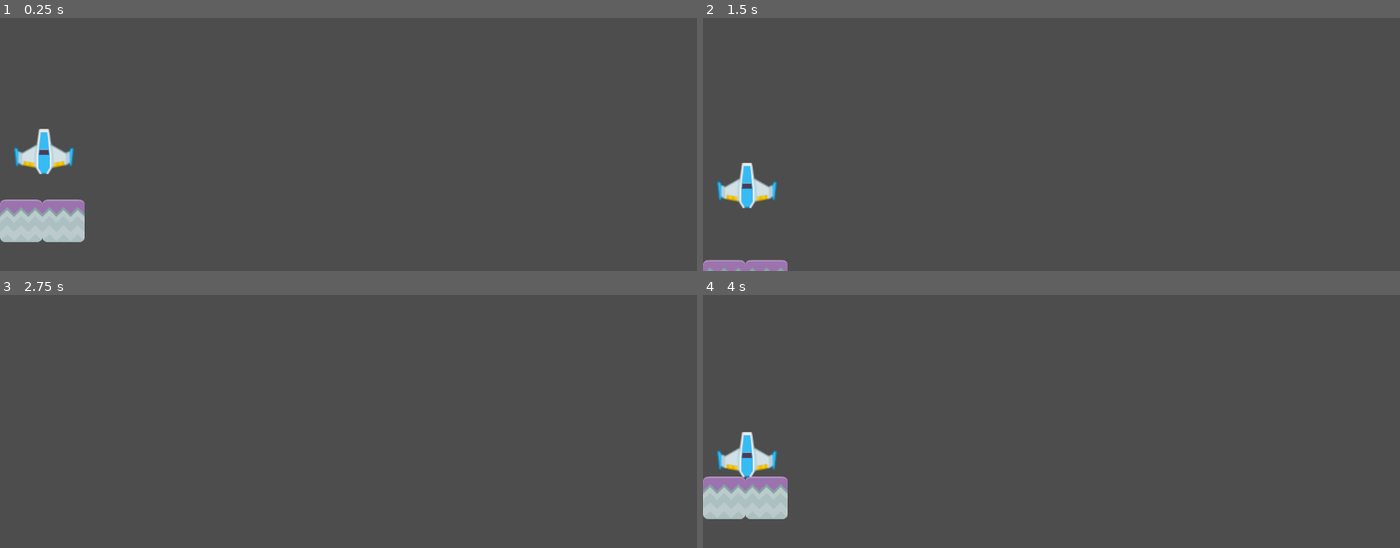
Above: before the commit, frames 1-4 (two rows, left to right).
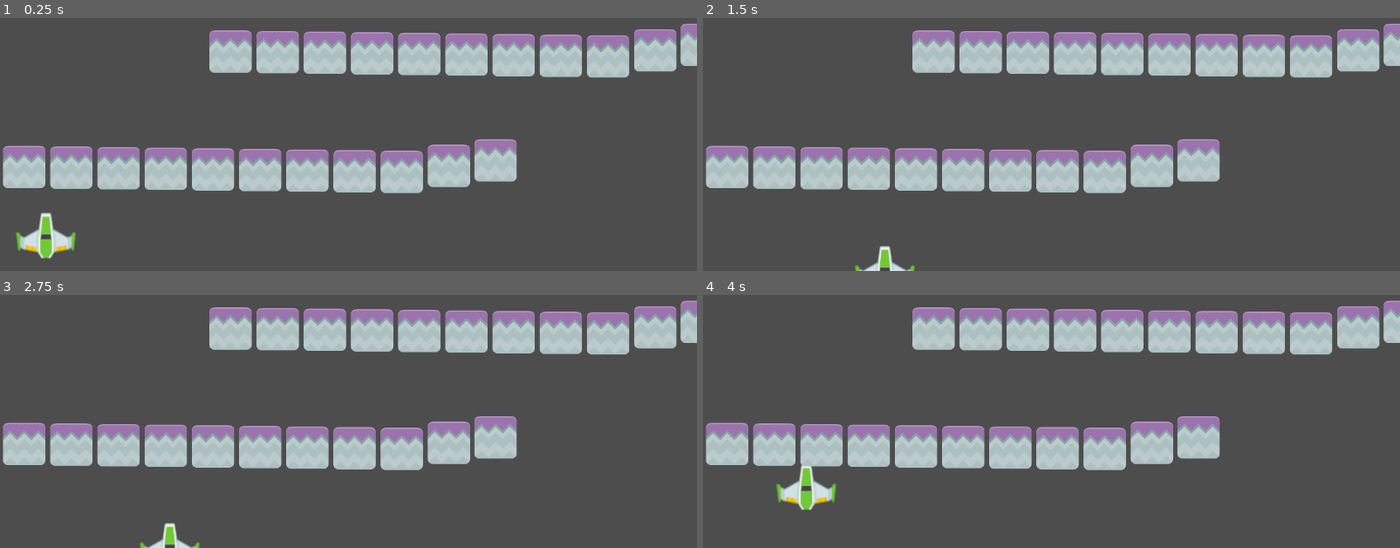
Above: after the commit, the same moments.

Repository: zeenight/template-tutorial-2
Game: Godot game, scene res://scenes/GreenShipZ.tscn
Two runs of this game, one before a commit and one after it. Both use one fixed random seed, a clock stepped at 60 frames per second and the inputs below. Before the commit the project starts from res://scenes/MainLevel.tscn.
Inputs:
- Up to frame 1 (0.25 s): no input
- Up to frame 2 (1.5 s): hold Right (move_right) 0.53-1.28 s; hold Down (move_down) from 1.28 s (still down)
- Up to frame 3 (2.75 s): release Down (move_down) at 2.03 s; hold Right (move_right) from 2.03 s (still down)
- Up to frame 4 (4 s): release Right (move_right) at 2.78 s; hold Up (move_up) 2.78-3.53 s; hold Left (move_left) from 3.53 s (still down)

The runs differ from the first frame. In frame 1, 24% of the frame differs, in the area x 0-100%, y 2-96%; in frame 2, 23%; in frame 3, 22%; in frame 4, 25%, in the area x 0-100%, y 2-89%.

Commit message:
tutorial 2 godot clear

Diff:
--- a/project.godot
+++ b/project.godot
@@ -15,7 +15,7 @@
 [application]
 
 config/name="Tutorial 2"
-run/main_scene="res://scenes/MainLevel.tscn"
+run/main_scene="uid://s5nx1uv32sdm"
 config/features=PackedStringArray("4.6")
 config/icon="res://assets/icon.png"
 
--- a/scenes/BlueShip.tscn
+++ b/scenes/BlueShip.tscn
@@ -1,14 +1,27 @@
-[gd_scene load_steps=3 format=3 uid="uid://datfp8kxjrjg"]
+[gd_scene format=3 uid="uid://datfp8kxjrjg"]
 
 [ext_resource type="Texture2D" uid="uid://dgrrg14sgp4f4" path="res://assets/playerShip1_blue.png" id="1"]
+[ext_resource type="Script" uid="uid://bsuv2svmaqypq" path="res://scenes/PlatformBlue.gd" id="2_yp2ru"]
+[ext_resource type="PackedScene" uid="uid://y5a4e3ajuy2r" path="res://scenes/StonePlatform.tscn" id="3_6kici"]
 
 [sub_resource type="RectangleShape2D" id="1"]
 size = Vector2(100.011, 77.4256)
 
-[node name="BlueShip" type="RigidBody2D"]
+[node name="BlueShip" type="RigidBody2D" unique_id=1638146297]
+position = Vector2(64, 101)
 
-[node name="Sprite2D" type="Sprite2D" parent="."]
+[node name="Sprite2D" type="Sprite2D" parent="." unique_id=2100664303]
 texture = ExtResource("1")
 
-[node name="CollisionShape2D" type="CollisionShape2D" parent="."]
+[node name="CollisionShape2D" type="CollisionShape2D" parent="." unique_id=1046230435]
 shape = SubResource("1")
+
+[node name="PlatformBlue" type="Node2D" parent="." unique_id=1506247194]
+position = Vector2(35, 565)
+script = ExtResource("2_yp2ru")
+
+[node name="StonePlatform" parent="PlatformBlue" unique_id=549404772 instance=ExtResource("3_6kici")]
+position = Vector2(-19, -156)
+
+[node name="StonePlatform2" parent="PlatformBlue" unique_id=361836443 instance=ExtResource("3_6kici")]
+position = Vector2(57, -156)
--- /dev/null
+++ b/scenes/GreenShipZ.tscn
@@ -0,0 +1,177 @@
+[gd_scene format=3 uid="uid://s5nx1uv32sdm"]
+
+[ext_resource type="Script" uid="uid://dk57fgexhu78y" path="res://scenes/green_ship_z.gd" id="1_8rg0y"]
+[ext_resource type="Texture2D" uid="uid://3ruxfsvp87ub" path="res://assets/playerShip1_green.png" id="1_skipu"]
+[ext_resource type="Script" uid="uid://diwanul8ki13t" path="res://scenes/green_ship.gd" id="3_6x2ie"]
+[ext_resource type="Texture2D" uid="uid://c0do1j2bc1edf" path="res://assets/stone.png" id="3_f5mkg"]
+[ext_resource type="Script" uid="uid://2ms6txwrircs" path="res://scenes/out_of_bounds.gd" id="5_6x2ie"]
+
+[sub_resource type="RectangleShape2D" id="RectangleShape2D_skipu"]
+size = Vector2(99, 77)
+
+[sub_resource type="RectangleShape2D" id="RectangleShape2D_ex6j8"]
+size = Vector2(842, 72)
+
+[sub_resource type="RectangleShape2D" id="RectangleShape2D_f5mkg"]
+size = Vector2(60, 852)
+
+[sub_resource type="RectangleShape2D" id="RectangleShape2D_6x2ie"]
+size = Vector2(1300, 74)
+
+[sub_resource type="RectangleShape2D" id="RectangleShape2D_i8s8g"]
+size = Vector2(75, 80)
+
+[node name="Level2" type="Node2D" unique_id=1447286161]
+script = ExtResource("1_8rg0y")
+
+[node name="GreenShip" type="RigidBody2D" parent="." unique_id=662006389]
+position = Vector2(76, 590)
+mass = 7.347
+gravity_scale = 0.0
+script = ExtResource("3_6x2ie")
+metadata/_edit_group_ = true
+
+[node name="CollisionShape2D" type="CollisionShape2D" parent="GreenShip" unique_id=648816575]
+show_behind_parent = true
+position = Vector2(0.25054932, 0.2184143)
+shape = SubResource("RectangleShape2D_skipu")
+debug_color = Color(0, 0, 0, 0.41960785)
+
+[node name="Sprite2D10" type="Sprite2D" parent="GreenShip" unique_id=93582193]
+texture = ExtResource("1_skipu")
+
+[node name="Node2D" type="Node2D" parent="." unique_id=1254478118]
+position = Vector2(40, 479)
+
+[node name="Area2D" type="StaticBody2D" parent="Node2D" unique_id=1304582047]
+position = Vector2(0, -3)
+
+[node name="Sprite2D2" type="Sprite2D" parent="Node2D/Area2D" unique_id=1318641535]
+texture = ExtResource("3_f5mkg")
+
+[node name="Sprite2D" type="Sprite2D" parent="Node2D/Area2D" unique_id=1350721593]
+position = Vector2(78, 1)
+texture = ExtResource("3_f5mkg")
+
+[node name="CollisionShape2D" type="CollisionShape2D" parent="Node2D/Area2D" unique_id=923394024]
+position = Vector2(385, -2)
+shape = SubResource("RectangleShape2D_ex6j8")
+
+[node name="Sprite2D3" type="Sprite2D" parent="Node2D/Area2D" unique_id=831244999]
+position = Vector2(156, 2)
+texture = ExtResource("3_f5mkg")
+
+[node name="Sprite2D4" type="Sprite2D" parent="Node2D/Area2D" unique_id=1770168122]
+position = Vector2(234, 3)
+texture = ExtResource("3_f5mkg")
+
+[node name="Sprite2D5" type="Sprite2D" parent="Node2D/Area2D" unique_id=1613370836]
+position = Vector2(312, 4)
+texture = ExtResource("3_f5mkg")
+
+[node name="Sprite2D6" type="Sprite2D" parent="Node2D/Area2D" unique_id=1372173316]
+position = Vector2(390, 5)
+texture = ExtResource("3_f5mkg")
+
+[node name="Sprite2D7" type="Sprite2D" parent="Node2D/Area2D" unique_id=1750574264]
+position = Vector2(468, 6)
+texture = ExtResource("3_f5mkg")
+
+[node name="Sprite2D8" type="Sprite2D" parent="Node2D/Area2D" unique_id=1621422475]
+position = Vector2(546, 7)
+texture = ExtResource("3_f5mkg")
+
+[node name="Sprite2D9" type="Sprite2D" parent="Node2D/Area2D" unique_id=1688743350]
+position = Vector2(624, 8)
+texture = ExtResource("3_f5mkg")
+
+[node name="Sprite2D11" type="Sprite2D" parent="Node2D/Area2D" unique_id=255905671]
+position = Vector2(702, -2)
+texture = ExtResource("3_f5mkg")
+
+[node name="Sprite2D12" type="Sprite2D" parent="Node2D/Area2D" unique_id=230286187]
+position = Vector2(779, -11)
+texture = ExtResource("3_f5mkg")
+
+[node name="Node2D2" type="Node2D" parent="." unique_id=442583395]
+position = Vector2(381, 288)
+
+[node name="Area2D" type="StaticBody2D" parent="Node2D2" unique_id=2057408238]
+position = Vector2(0, -3)
+
+[node name="Sprite2D2" type="Sprite2D" parent="Node2D2/Area2D" unique_id=456649957]
+texture = ExtResource("3_f5mkg")
+
+[node name="Sprite2D" type="Sprite2D" parent="Node2D2/Area2D" unique_id=1147936194]
+position = Vector2(78, 1)
+texture = ExtResource("3_f5mkg")
+
+[node name="CollisionShape2D" type="CollisionShape2D" parent="Node2D2/Area2D" unique_id=1074338599]
+position = Vector2(385, -2)
+shape = SubResource("RectangleShape2D_ex6j8")
+
+[node name="Sprite2D3" type="Sprite2D" parent="Node2D2/Area2D" unique_id=1215616850]
+position = Vector2(156, 2)
+texture = ExtResource("3_f5mkg")
+
+[node name="Sprite2D4" type="Sprite2D" parent="Node2D2/Area2D" unique_id=1179345513]
+position = Vector2(234, 3)
+texture = ExtResource("3_f5mkg")
+
+[node name="Sprite2D5" type="Sprite2D" parent="Node2D2/Area2D" unique_id=1341629190]
+position = Vector2(312, 4)
+texture = ExtResource("3_f5mkg")
+
+[node name="Sprite2D6" type="Sprite2D" parent="Node2D2/Area2D" unique_id=754342891]
+position = Vector2(390, 5)
+texture = ExtResource("3_f5mkg")
+
+[node name="Sprite2D7" type="Sprite2D" parent="Node2D2/Area2D" unique_id=944444329]
+position = Vector2(468, 6)
+texture = ExtResource("3_f5mkg")
+
+[node name="Sprite2D8" type="Sprite2D" parent="Node2D2/Area2D" unique_id=1110628711]
+position = Vector2(546, 7)
+texture = ExtResource("3_f5mkg")
+
+[node name="Sprite2D9" type="Sprite2D" parent="Node2D2/Area2D" unique_id=186059944]
+position = Vector2(624, 8)
+texture = ExtResource("3_f5mkg")
+
+[node name="Sprite2D11" type="Sprite2D" parent="Node2D2/Area2D" unique_id=1029724855]
+position = Vector2(702, -2)
+texture = ExtResource("3_f5mkg")
+
+[node name="Sprite2D12" type="Sprite2D" parent="Node2D2/Area2D" unique_id=1701465471]
+position = Vector2(779, -11)
+texture = ExtResource("3_f5mkg")
+
+[node name="outOfBounds" type="Area2D" parent="." unique_id=1172678150]
+position = Vector2(-41, 244)
+script = ExtResource("5_6x2ie")
+
+[node name="CollisionShape2D" type="CollisionShape2D" parent="outOfBounds" unique_id=1402072097]
+position = Vector2(-19, 87)
+shape = SubResource("RectangleShape2D_f5mkg")
+
+[node name="CollisionShape2D2" type="CollisionShape2D" parent="outOfBounds" unique_id=168915251]
+position = Vector2(671, 492)
+shape = SubResource("RectangleShape2D_6x2ie")
+
+[node name="CollisionShape2D3" type="CollisionShape2D" parent="outOfBounds" unique_id=685073823]
+position = Vector2(1270, 102)
+shape = SubResource("RectangleShape2D_f5mkg")
+
+[node name="CollisionShape2D4" type="CollisionShape2D" parent="outOfBounds" unique_id=1421497695]
+position = Vector2(657, -316)
+shape = SubResource("RectangleShape2D_6x2ie")
+
+[node name="Area2D" type="Area2D" parent="." unique_id=1375069625]
+position = Vector2(1050, 77)
+
+[node name="CollisionShape2D" type="CollisionShape2D" parent="Area2D" unique_id=1199248440]
+position = Vector2(-2, 1)
+shape = SubResource("RectangleShape2D_i8s8g")
+
+[connection signal="body_entered" from="outOfBounds" to="." method="_on_out_of_bounds_body_entered"]
+[connection signal="body_entered" from="Area2D" to="." method="_on_area_2d_body_entered"]
--- a/scenes/ObjectiveArea.gd
+++ b/scenes/ObjectiveArea.gd
@@ -1,5 +1,5 @@
 extends Area2D
 
 func _on_ObjectiveArea_body_entered(body: RigidBody2D):
-	if (body.name == "BlueShip"):
+	if (body.name == "GreenShip"):
 		print("Reached objective!")
--- a/scenes/PlatformBlue.gd
+++ b/scenes/PlatformBlue.gd
@@ -7,9 +7,3 @@
 	print("Platform initialized")
 
 # Called every frame. 'delta' is the elapsed time since the previous frame.
-func _process(delta):
-	if Input.is_action_pressed("move_up"):
-		move_local_y(-speed * delta, false)
-
-	if Input.is_action_pressed("move_down"):
-		move_local_y(speed * delta, false)
--- /dev/null
+++ b/scenes/green_ship.gd
@@ -0,0 +1,17 @@
+extends RigidBody2D
+
+@export var speed = 300.0
+
+func _physics_process(delta):
+	var direction = Vector2.ZERO
+
+	if Input.is_action_pressed("move_up"):
+		direction.y -= 1
+	if Input.is_action_pressed("move_down"):
+		direction.y += 1
+	if Input.is_action_pressed("move_right"):
+		direction.x += 1
+	if Input.is_action_pressed("move_left"):
+		direction.x -= 1
+
+	linear_velocity = direction.normalized() * speed
--- /dev/null
+++ b/scenes/green_ship_z.gd
@@ -0,0 +1,11 @@
+extends Node2D
+
+
+func _on_out_of_bounds_body_entered(body):
+	print("oob")
+	get_tree().reload_current_scene()
+
+
+func _on_area_2d_body_entered(body: Node2D) -> void:
+	print("objekif anda selesai")
+	pass # Replace with function body.
--- /dev/null
+++ b/scenes/out_of_bounds.gd
@@ -0,0 +1,16 @@
+extends Area2D
+
+
+# Called when the node enters the scene tree for the first time.
+func _ready() -> void:
+	pass # Replace with function body.
+
+
+# Called every frame. 'delta' is the elapsed time since the previous frame.
+func _process(delta: float) -> void:
+	pass
+
+func _on_ObjectiveArea_body_entered(body: RigidBody2D):
+	print("p")
+	if (body.name == "GreenShip"):
+		print("Reached objective!")
Not shown, added: scenes/green_ship.gd.uid
Not shown, added: scenes/green_ship_z.gd.uid
Not shown, added: scenes/out_of_bounds.gd.uid
